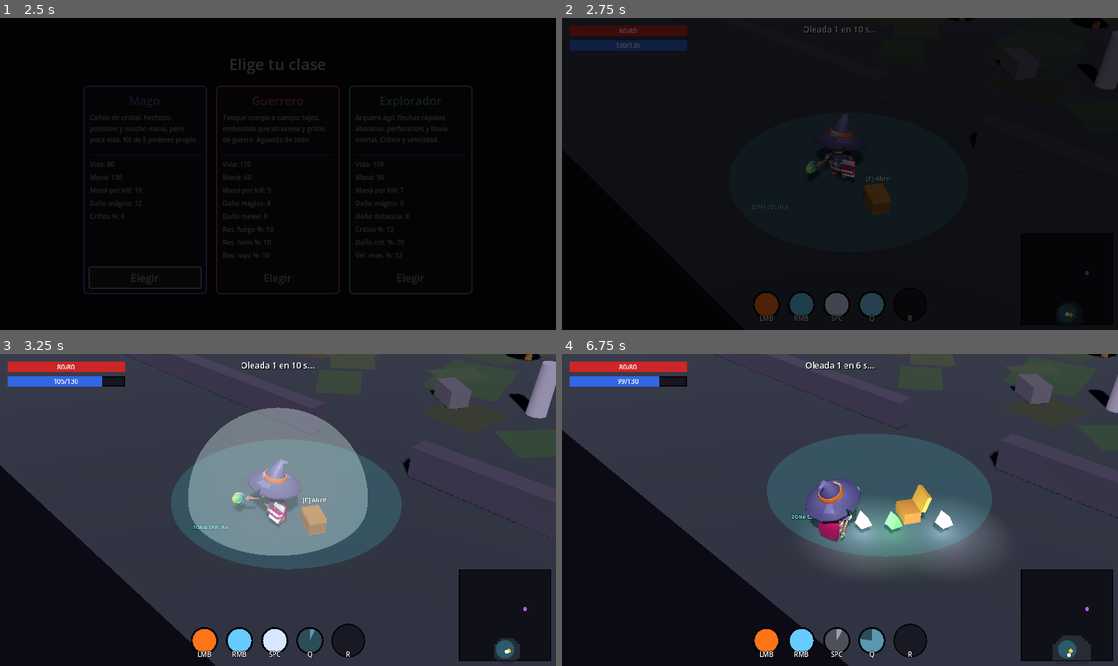
Above: before the commit, frames 1-4 (two rows, left to right).
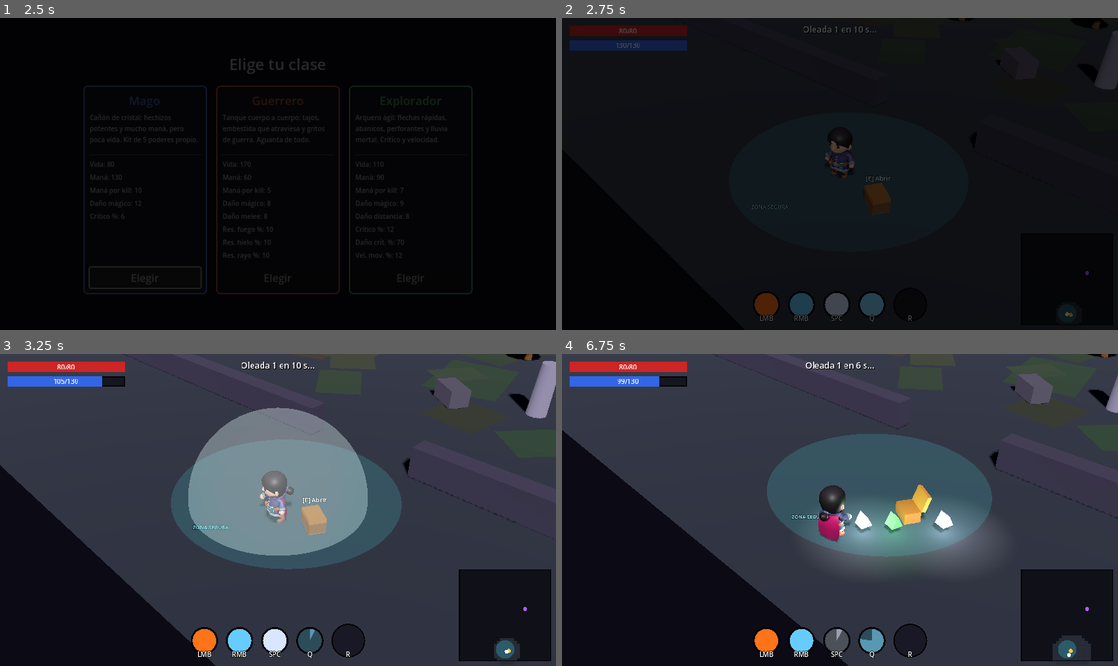
Above: after the commit, the same moments.

Repository: meatxsucks/godot-game
Game: Godot game, scene res://scenes/ui/MainMenu.tscn
Same seed, same stepped clock (60 frames per second), same inputs: the game is played once before the commit and once after it.
Inputs (mouse positions are in pixels of both pictures, inside the frame that each line leads up to):
- Up to frame 1 (2.5 s): click "Comenzar" at 0.5 s; move the mouse to (400, 158) at 1.27 s; hold D (move_right) 1.28-2 s; tap Space (ability_dash) at 1.35 s; click "Elegir" at 2 s
- Up to frame 2 (2.75 s): no input
- Up to frame 3 (3.25 s): move the mouse to (166, 525) at 2.77 s; hold S (move_down) from 2.78 s (still down); tap Q (ability_nova) at 2.85 s
- Up to frame 4 (6.75 s): move the mouse to (895, 441) at 3.52 s; release S (move_down) at 3.53 s; hold D (move_right) 3.53-4.28 s; tap R (ability_super) at 3.6 s; move the mouse to (812, 572) at 4.27 s; hold W (move_up) 4.28-5.03 s; click (812, 572) at 4.35 s; move the mouse to (1006, 556) at 5.02 s; hold A (move_left) 5.03-6.53 s; right-click (1006, 556) at 5.1 s; move the mouse to (673, 463) at 5.77 s; tap E (interact) at 5.85 s; move the mouse to (867, 510) at 6.52 s; hold S (move_down) from 6.53 s (still down); tap Space (ability_dash) at 6.6 s

Frame 1 is identical in both runs. In frame 2, 0.5% of the frame differs, in the area x 43-53%, y 30-52%; in frame 3, 1.0%; in frame 4, 1.1%, in the area x 43-54%, y 39-60%.

Commit message:
Paper-doll: el equipo se ve puesto en el personaje
Los modelos KayKit traen los accesorios integrados al rig (varita, bastón,
espadas, escudos, ballestas, sombrero, casco...) todos visibles por defecto.
equipment_visuals.gd los oculta al inicio (manos vacías) y enciende los del
equipo actual en cada item_equipped/stats_changed, con versión temática por
clase: el Bastón de guerra es bastón 2H en el Mago, espadón en el Guerrero
y ballesta pesada en el Explorador. Sin props externos: los meshes van
anclados a huesos del rig y siguen las animaciones gratis.

Diff:
--- /dev/null
+++ b/scripts/player/equipment_visuals.gd
@@ -0,0 +1,70 @@
+## Equipo visible en el personaje (paper-doll): los modelos KayKit traen los
+## accesorios como meshes integrados al rig. Se ocultan TODOS al inicio
+## (personaje sin equipo) y se muestran según lo equipado — cada clase luce
+## su versión temática del ítem (el Bastón de guerra es espadón en el
+## Guerrero y ballesta pesada en el Explorador).
+class_name EquipmentVisuals
+extends Node
+
+## Meshes de accesorio que este sistema gestiona, por clase.
+const ACCESSORY_MESHES := {
+	&"mage": ["Spellbook", "Spellbook_open", "1H_Wand", "2H_Staff", "Mage_Hat"],
+	&"warrior": ["1H_Sword_Offhand", "Badge_Shield", "Rectangle_Shield", "Round_Shield", "Spike_Shield", "1H_Sword", "2H_Sword", "Knight_Helmet"],
+	&"ranger": ["Knife_Offhand", "1H_Crossbow", "2H_Crossbow", "Knife", "Throwable"],
+}
+
+## (clase → id de base del ítem → mesh a mostrar). Ítems sin entrada
+## (anillo, túnica, botas...) simplemente no tienen visual.
+const VISUALS := {
+	&"mage": {
+		&"wand_bone": "1H_Wand",
+		&"staff_oak": "2H_Staff",
+		&"staff_war": "2H_Staff",
+		&"orb_quartz": "Spellbook_open",
+		&"hat_cloth": "Mage_Hat",
+	},
+	&"warrior": {
+		&"wand_bone": "1H_Sword",
+		&"staff_oak": "1H_Sword",
+		&"staff_war": "2H_Sword",
+		&"shield_wood": "Round_Shield",
+		&"orb_quartz": "Badge_Shield",
+		&"hat_cloth": "Knight_Helmet",
+	},
+	&"ranger": {
+		&"wand_bone": "Knife",
+		&"staff_oak": "1H_Crossbow",
+		&"staff_war": "2H_Crossbow",
+		&"shield_wood": "Knife_Offhand",
+	},
+}
+
+var _player: Node = null
+var _meshes := {} # nombre -> MeshInstance3D
+
+## Registra los meshes del modelo y se conecta a las señales de equipo.
+func setup(player: Node, model: Node) -> void:
+	_player = player
+	var managed: Array = ACCESSORY_MESHES.get(Game.selected_class, [])
+	for mesh in model.find_children("*", "MeshInstance3D", true, false):
+		if managed.has(String(mesh.name)):
+			_meshes[String(mesh.name)] = mesh
+	player.item_equipped.connect(_on_item_equipped)
+	player.stats_changed.connect(refresh)
+	refresh()
+
+func _on_item_equipped(_item, _previous) -> void:
+	refresh()
+
+## Oculta todos los accesorios y enciende los del equipo actual.
+func refresh() -> void:
+	for mesh in _meshes.values():
+		mesh.visible = false
+	var map: Dictionary = VISUALS.get(Game.selected_class, {})
+	for slot in _player.stats.equipment:
+		var item = _player.stats.equipment[slot]
+		if item == null or item.base == null:
+			continue
+		var mesh_name: String = map.get(item.base.id, "")
+		if mesh_name != "" and _meshes.has(mesh_name):
+			_meshes[mesh_name].visible = true
--- a/scripts/player/player_controller.gd
+++ b/scripts/player/player_controller.gd
@@ -105,6 +105,11 @@
 	wand.visible = false
 	if _model_anim and _anims.has("idle"):
 		_model_anim.play(_anims["idle"])
+
+	# Paper-doll: el equipo se ve puesto (arranca con las manos vacías).
+	var equipment_visuals := EquipmentVisuals.new()
+	add_child(equipment_visuals)
+	equipment_visuals.setup(self, model)
 
 func _physics_process(delta: float) -> void:
 	if _dead:
Not shown, added: scripts/player/equipment_visuals.gd.uid
Not shown, changed: README.md
